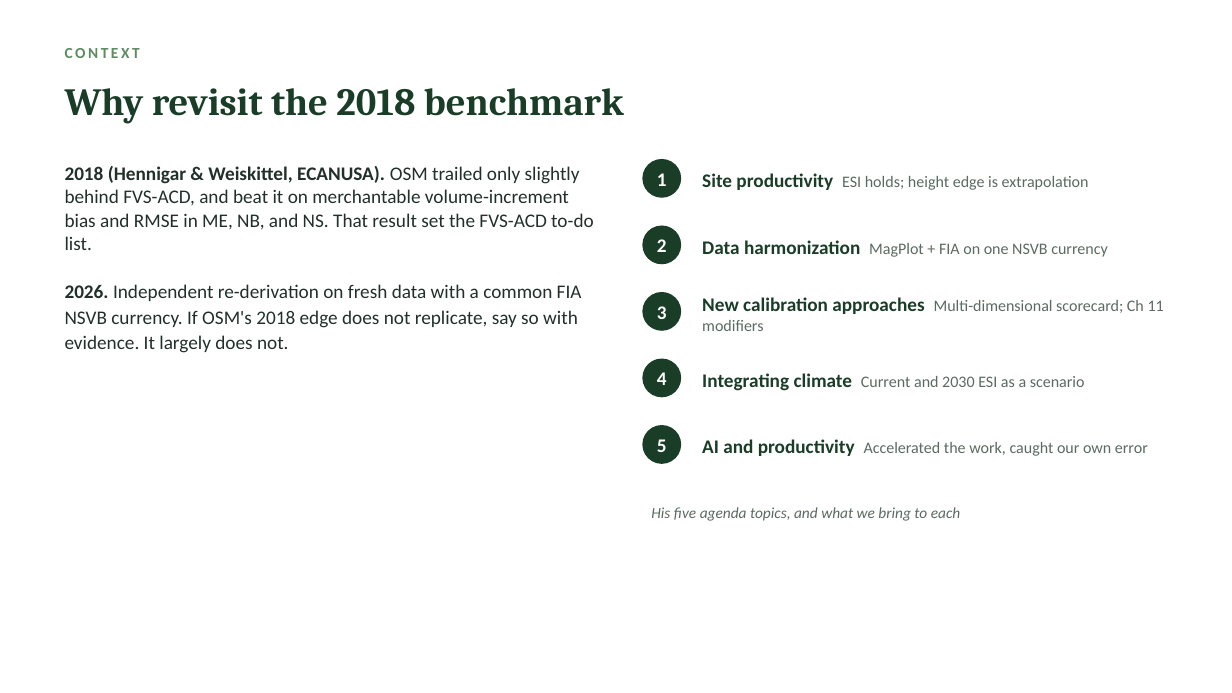
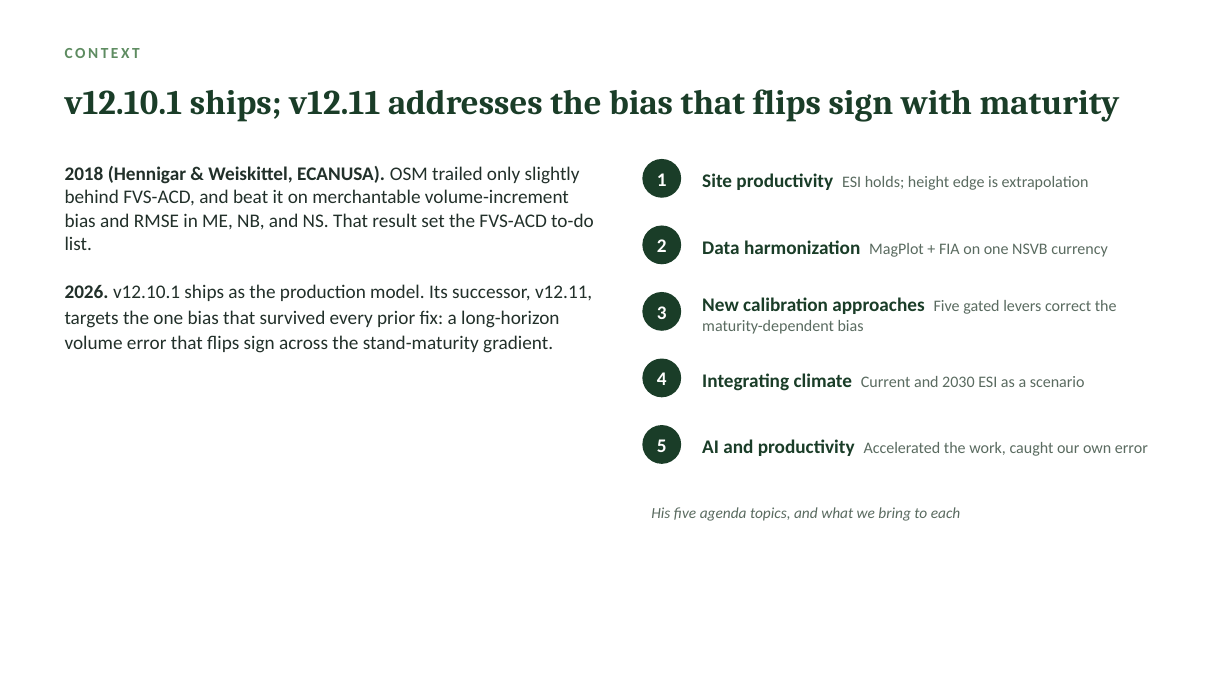
Before and after one commit to holoros/fvs-acd, a slide deck: slide 2 of FVS-ACD_Hennigar_Aug2026.pptx. Drawn at 1232x693 pixels with LibreOffice and Linux fonts; fonts in the diff are those of the drawing. Boxes give left, top, right and bottom in pixels: in the first picture for what was removed or moved away, otherwise in the second. Text is boxed around its words. In the diff, an @@ line names an element or a change of style, - is before the commit and + after.

Commit message:
v12.11 candidate: GTR, benchmark report, Hennigar deck, data-sharing one-pager, and figures
The 23 July deliverable set for the 18 August 2026 NRCan CFS Acadian
growth and yield meeting in Fredericton, none of which was under version
control until now.

  FVS-ACD_variant_overview_GTR_v1211 in md, docx and pdf. The v12.11
  variant overview GTR, built from the 20260629 draft source, which is
  updated in this commit to match.

  FVS-ACD_v12.11_benchmark_report in md, docx and pdf. The multi-source
  benchmark for the candidate.

  FVS-ACD_Hennigar_Aug2026.pptx and its pdf, refreshed with the Nova
  Scotia OSM scoring and the red-team reframes.

  FVS-ACD_Acadian_datasharing_onepager_20260723.docx for the meeting.

  Twenty figures backing the reports and the deck, covering the long
  interval volume diagnosis, the maturity gradient, the multi-source
  scorecard, the fig17 decomposition, forest-group bias and RMSE, the
  benchmark footprint with the Maine inset, sample sizes, the determinant
  scorecard, the overall ranking, and the long-term Bakuzis check.

  results/data_maps holds the aggregated stand counts by province and by
  forest type behind the footprint map, with provenance. Counts only, no
  plot coordinates.

The v12.10.1 benchmark report md and docx are also refreshed here so the
frozen baseline and the candidate report read consistently. The v12.10.1
engine and its tag v12.10.1-frozen-aug2026 are untouched.

```diff
--- a/FVS-ACD_Hennigar_Aug2026.pptx
+++ b/FVS-ACD_Hennigar_Aug2026.pptx
@@ text at (65, 89, 1120, 122): text changed; size 30 to 27 pt @@
-Why revisit the 2018 benchmark
+v12.10.1 ships; v12.11 addresses the bias that flips sign with maturity
@@ text at (65, 166, 594, 353): text changed @@
-2018 (Hennigar & Weiskittel, ECANUSA). OSM trailed only slightly behind FVS-ACD, and beat it on merchantable volume-increment bias and RMSE in ME, NB, and NS. That result set the FVS-ACD to-do list.
-2026. Independent re-derivation on fresh data with a common FIA NSVB currency. If OSM's 2018 edge does not replicate, say so with evidence. It largely does not.
+2018 (Hennigar & Weiskittel, ECANUSA). OSM trailed only slightly behind FVS-ACD, and beat it on merchantable volume-increment bias and RMSE in ME, NB, and NS. That result set the FVS-ACD to-do list.
+2026. v12.10.1 ships as the production model. Its successor, v12.11, targets the one bias that survived every prior fix: a long-horizon volume error that flips sign across the stand-maturity gradient.
@@ text at (702, 297, 1117, 334): text changed @@
-New calibration approaches Multi-dimensional scorecard; Ch 11 modifiers
+New calibration approaches Five gated levers correct the maturity-dependent bias
```
Also in this commit, not shown: 11 other slides changed, 22 slides added, 2 slides removed, 33 other files.
